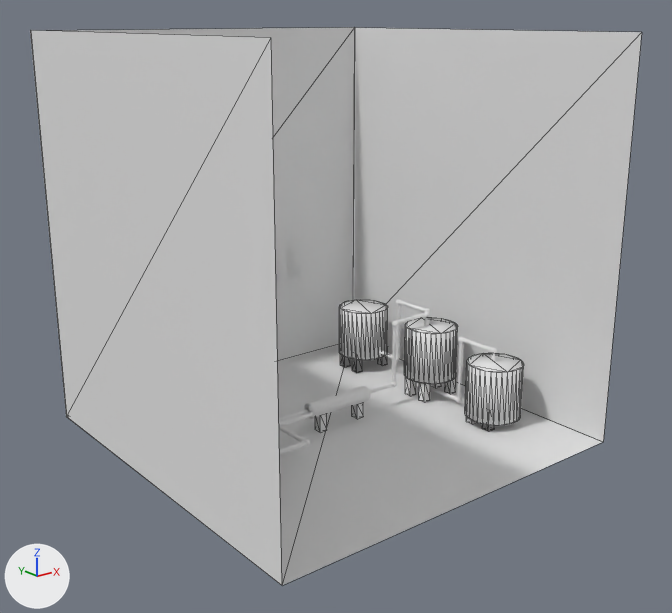
Before and after pictures for a commit that changed the glTF model digital_twin.glb.
One viewpoint serves both versions: a 50 mm lens placed at (-31.3, -40.0, 23.5), pointed at (-0.2, -1.2, 8.0). The axes (+X, +Y, +Z) are drawn at lower left. The lights are the same throughout. Mesh edges are drawn as thin lines on the coarser meshes. Where no turn or scale is listed for an object, it has been applied to the vertices.

Objects in the first picture: 'back wall', 'feed tank A.001', 'feed tank A.002', 'feed tank A.004', 'feed tank B.001', 'floor', 'left wall', 'right wall'.
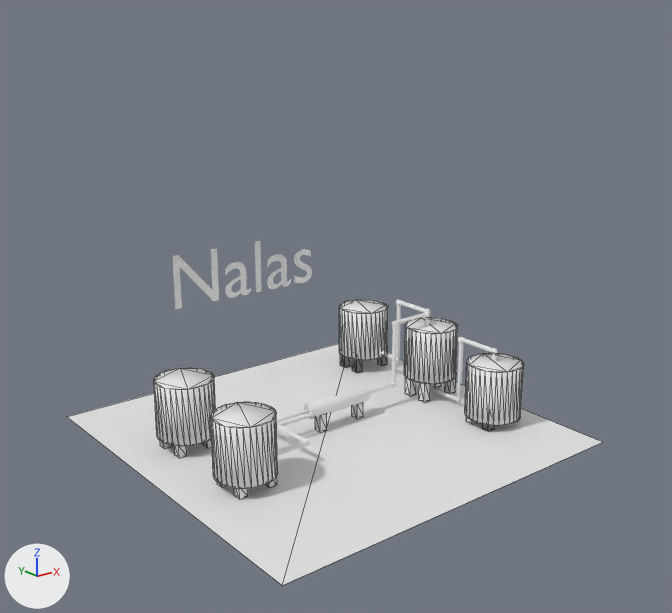
Location of each change, (x1, y1, x2, y2) in pixels of the pictures (672 x 613 px):
'left wall', deleted
    before: (30, 30, 282, 585)
'right wall', deleted
    before: (353, 28, 642, 442)
'back wall', deleted
    before: (31, 27, 355, 418)
'feed tank A', unchanged, uncovered by the edit
    after: (211, 402, 278, 489)
'feed tank B', unchanged, uncovered by the edit
    after: (154, 368, 216, 446)
'Text', unchanged, uncovered by the edit
    before: (275, 249, 312, 288)
    after: (173, 241, 312, 309)

The change in detail:
Object 'back wall' (ob_back_wall) is deleted.
Object 'left wall' (ob_left_wall) is deleted.
Object 'right wall' (ob_right_wall) is deleted.
